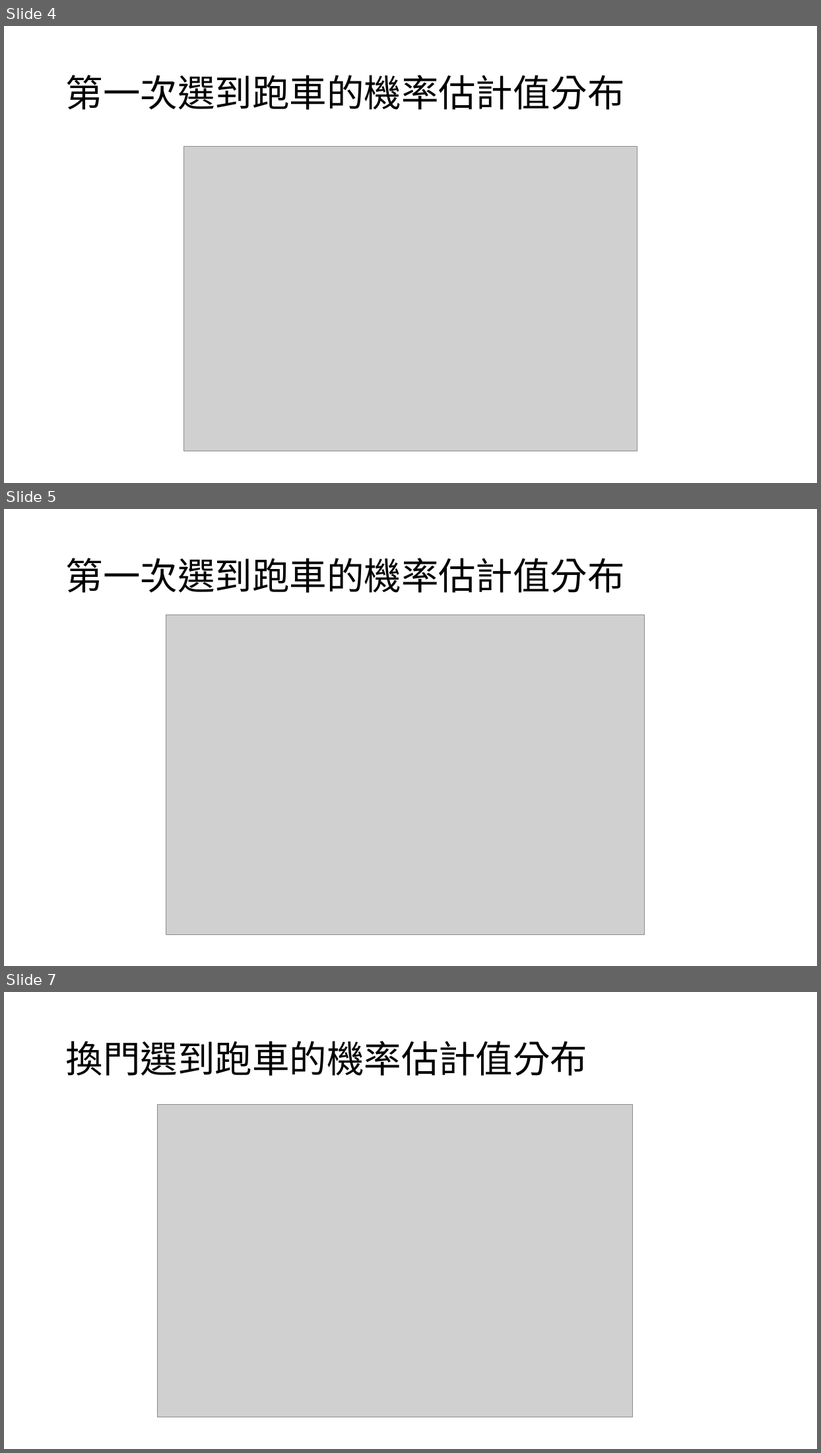
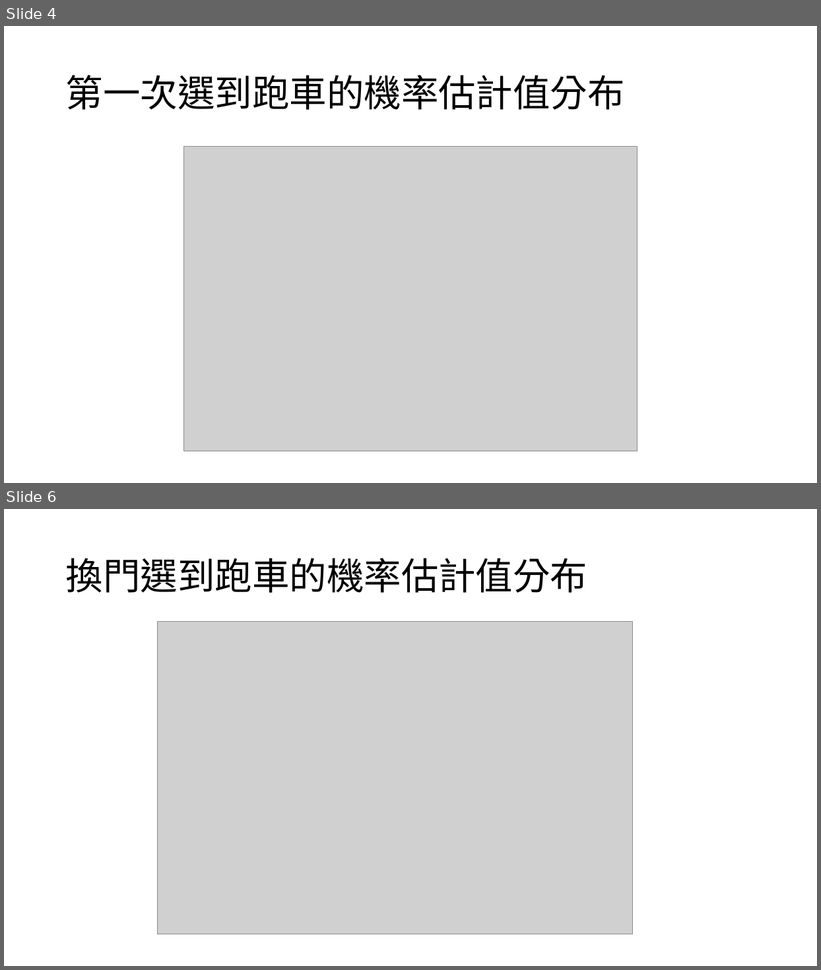
Before and after one commit to Lai-jun-yan/monty-hall-simulation, a slide deck: R/presentation/統計計算.pptx. Shown one above the other, each under a label of ours: slides 4, 5 and 7 before the commit, slides 4 and 6 after it; the slides between them are not shown. The pictures are 821x1453 and 821x970 pixels, drawn with LibreOffice and Linux fonts; fonts in the diff are those of the drawing; grey boxes stand for pictures. Boxes give left, top, right and bottom in pixels: in the first picture for what was removed or moved away, otherwise in the second. Text is boxed around its words. In the diff, an @@ line names an element or a change of style, - is before the commit and + after.

```diff
--- a/R/presentation/統計計算.pptx
+++ b/R/presentation/統計計算.pptx
@@ slide 5 removed at (x1=4, y1=509, x2=817, y2=966), background #FFFFFF @@
@@ title removed at (x1=66, y1=558, x2=625, y2=593) @@
-第一次選到跑車的機率估計值分布
@@ picture removed at (x1=166, y1=615, x2=644, y2=935) @@
@@ what was slide 7 is now slide 6 @@
```
Also in this commit, not shown: 3 slides changed, 4 slides added, 1 other slide removed, 2 other files.
